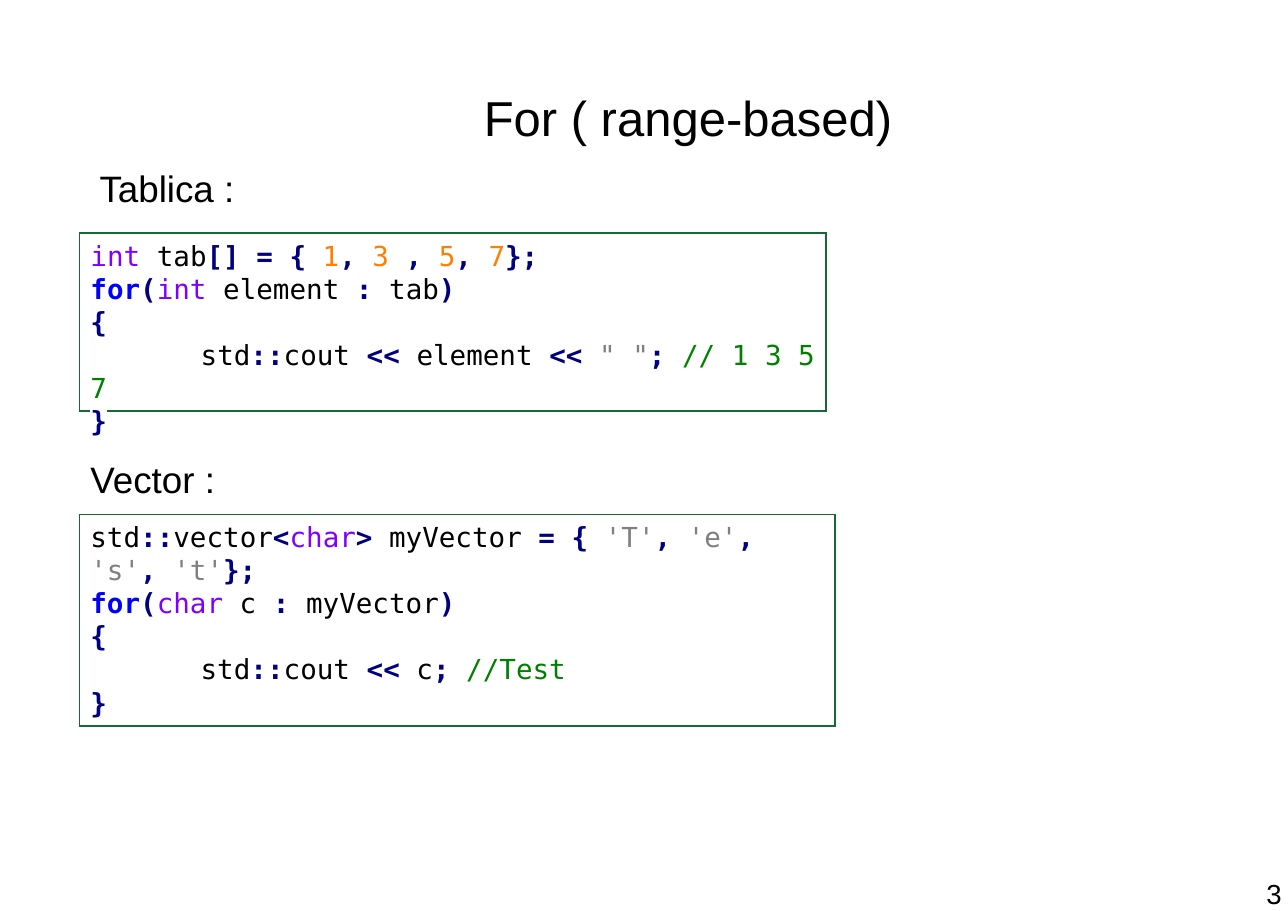
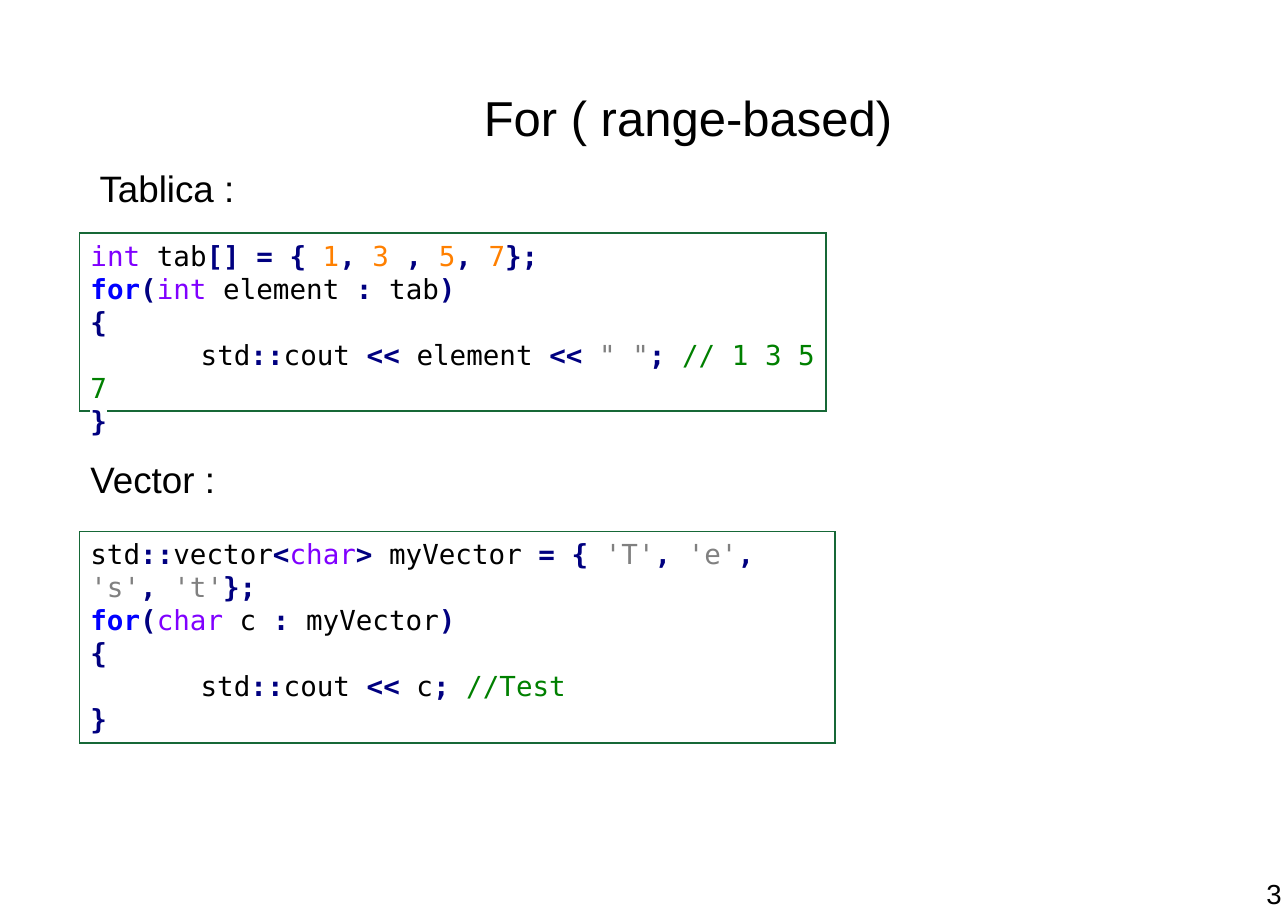
Before and after one commit to shoter/ADV_Seminarium, a slide deck: slide 3 of Prezentacja.pptm. Drawn at 1288x911 pixels with LibreOffice and Linux fonts; fonts in the diff are those of the drawing; background and template pictures are left out. Boxes give left, top, right and bottom in pixels: in the first picture for what was removed or moved away, otherwise in the second. Text is boxed around its words. In the diff, an @@ line names an element or a change of style, - is before the commit and + after.

```diff
--- a/Prezentacja.pptm
+++ b/Prezentacja.pptm
@@ rectangle "std::vector<char> myVector = { 'T', ...": place and size @@
-rectangle "std::vector<char> myVector = { 'T', ..." at [79,515,835,727]
+rectangle "std::vector<char> myVector = { 'T', ..." at [79,532,835,743]
```
Also in this commit, not shown: 2 other slides changed, 1 slide added.
